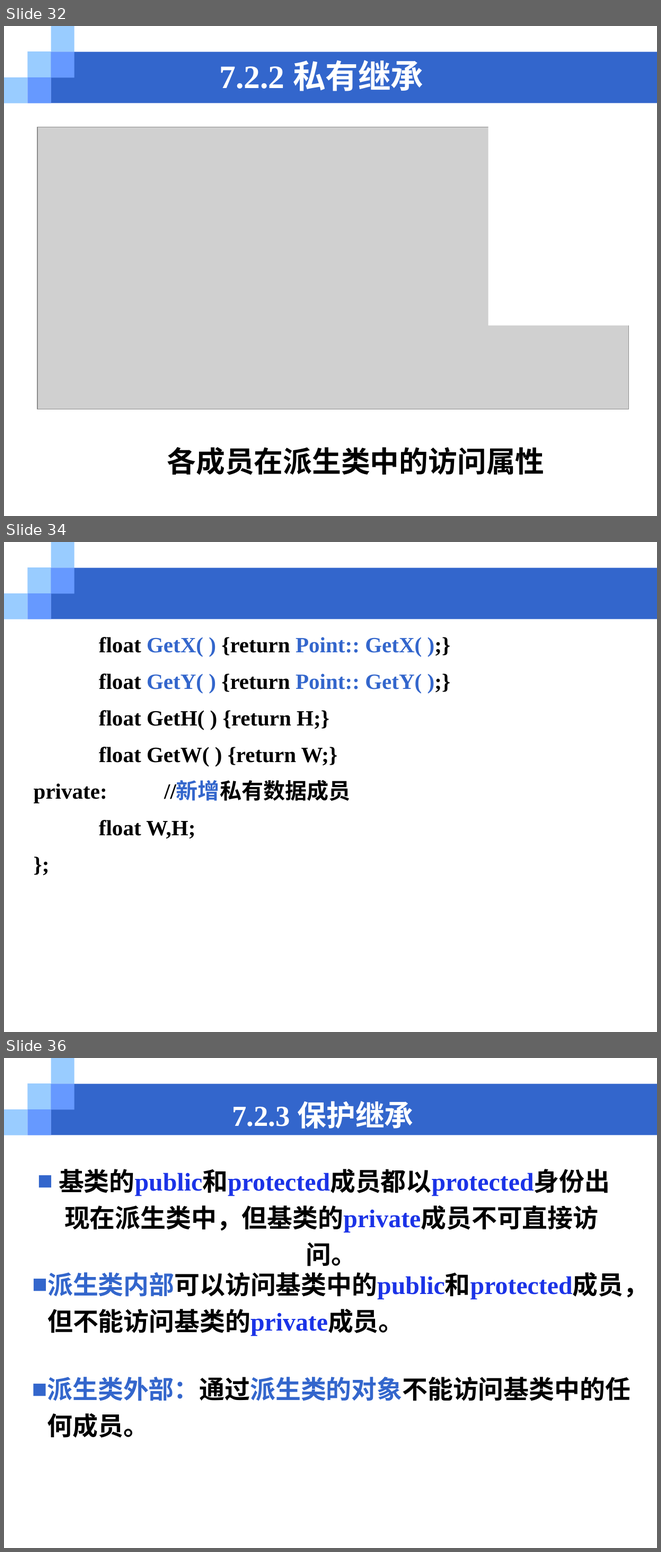
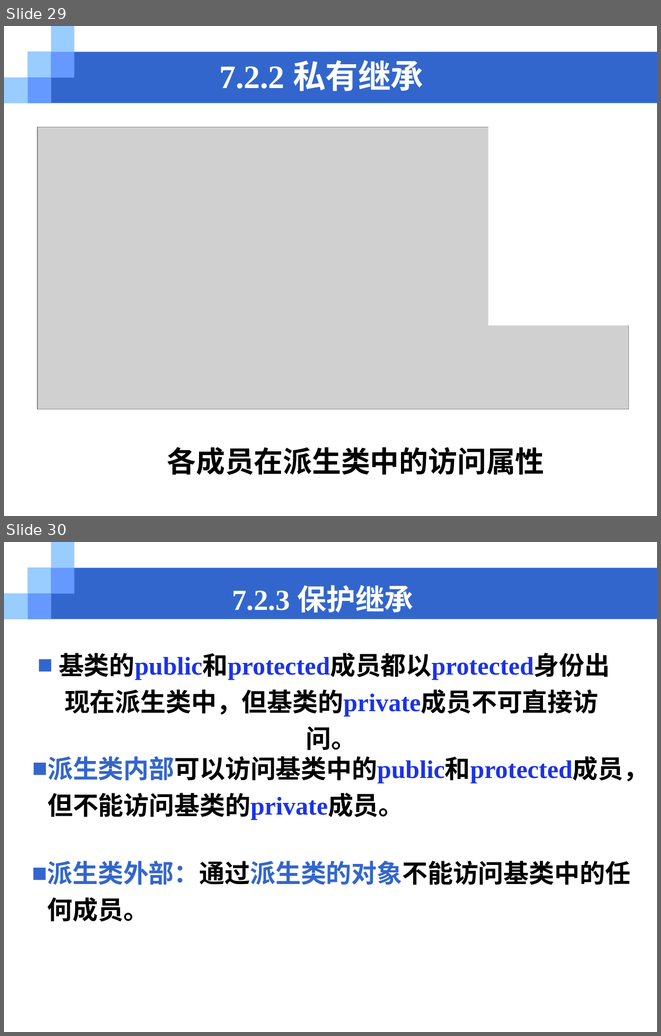
Before and after one commit to cugwhp/OOPCPP, a slide deck: 02.PPT/第7章 继承与派生/chapter7_1访问控制.ppt. Shown one above the other, each under a label of ours: slides 32, 34 and 36 before the commit, slides 29 and 30 after it; the slides between them are not shown. The pictures are 661x1552 and 661x1036 pixels, drawn with LibreOffice and Linux fonts; fonts in the diff are those of the drawing; grey boxes stand for pictures. Boxes give left, top, right and bottom in pixels: in the first picture for what was removed or moved away, otherwise in the second. Text is boxed around its words. In the diff, an @@ line names an element or a change of style, - is before the commit and + after.

```diff
--- a/02.PPT/第7章 继承与派生/chapter7_1访问控制.ppt
+++ b/02.PPT/第7章 继承与派生/chapter7_1访问控制.ppt
@@ slide 34 removed at (4,542,657,1032), background #FFFFFF; not listed: 6 template elements that a slide beside it also shows @@
@@ text removed at (34,637,422,839) @@
-float GetX( ) {return Point:: GetX( );}
-float GetY( ) {return Point:: GetY( );}
-float GetH( ) {return H;}
-float GetW( ) {return W;}
-private: //新增私有数据成员
-float W,H;
-};
@@ what was slide 32 is now slide 29 @@
@@ what was slide 36 is now slide 30 @@
```
Also in this commit, not shown: 3 slides changed, 6 other slides removed, 40 other files.
